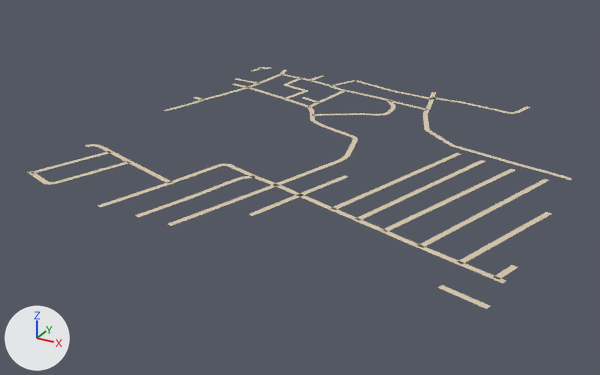
A saved change to the glTF model public/assets/bengaluru-region-v1/tiles/t46_-35-l1.glb.
One viewpoint serves both versions: a camera (50 mm lens) standing at (23635.0, -18038.0, 336.0) and looking at (23221.0, -17285.0, -40.0). Arrows for +X, +Y and +Z are at lower left; the lights stay in place. The first picture is the older version.

The first picture shows 'ground'.
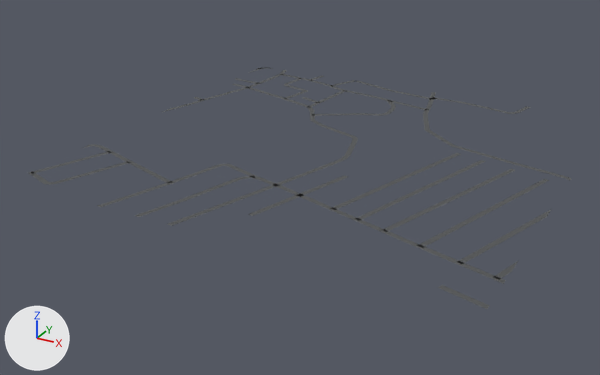
Boxes [x1, y1, x2, y2] around the edits, measured in the pictures (600 x 375 px; the box of a moved part takes in the faces that stretch with it):
part 1 of me_ground, moved or reshaped: before [27, 67, 530, 226]; after [28, 67, 530, 226]
part 2 of me_ground, moved or reshaped: before [438, 212, 551, 309]; after [438, 210, 551, 309]
part 3 of me_ground, moved or reshaped: before [164, 97, 205, 111]; after [163, 97, 203, 112]
part 4 of me_ground, recoloured: [28, 67, 571, 283] in both

Patch to the scene script:
```diff
--- a/public/assets/bengaluru-region-v1/tiles/t46_-35-l1.glb.py
+++ b/public/assets/bengaluru-region-v1/tiles/t46_-35-l1.glb.py
@@ me_ground @@
 # used by ob_ground; location = (23000.0, -17500.0, 0.0)
 # verts and faces of me_ground; kept vertices keep their numbers, new ones are numbered from 496
 # before: 312 (-3.0, 263.0, 1.0) at pixel (163, 110), 313 (3.0, 261.0, 1.0) at pixel (166, 111), 314 (-1.0, 268.0, 1.0) at pixel (167, 109), 336 (16.0, 319.0, 1.0) at pixel (201, 100), 337 (18.0, 325.0, 1.0) at pixel (204, 99)
 # before: 338 (-1.0, 323.0, 1.0) at pixel (192, 97), 339 (1.0, 329.0, 1.0) at pixel (196, 96)
-me_ground.from_pydata(...)  # 496 vertices, 436 faces; spans x -3.0..503.0, y -1.0..503.0, z 1.0
+me_ground.from_pydata(...)  # 504 vertices, 444 faces; spans x 0.0..500.0, y 0.0..500.0, z 1.0
+# me_ground part 1
+# 27 vertices are removed from x -3.0..397.0, y -1.0..503.0, z 1.0
+# 42 faces are deleted
+# 3 vertices in x -1.0..171.0, y 15.0..144.0, z 1.0 move by (1.0, 0.0, 0.0)
+# 3 vertices in x 135.0..201.0, y 1.0..53.0, z 1.0 move by (0.0, -1.0, 0.0)
+# 19 vertices move from x -2.0..403.0, y -1.0..501.0, z 1.0 to x 0.0..397.0, y 0.0..500.0, z 1.0
+# 32 vertices are added at x 0.0..403.0, y 0.0..500.0, z 1.0
+# 47 new faces join them
+# me_ground part 2
+# 5 vertices are removed from x 478.0..503.0, y 6.0..77.0, z 1.0
+# 6 faces are deleted
+# 10 vertices move from x 466.0..503.0, y 43.0..193.0, z 1.0 to x 467.0..500.0, y 43.0..202.0, z 1.0
+# 8 vertices are added at x 488.0..500.0, y 0.0..87.0, z 1.0
+# 9 new faces join them
+# me_ground part 3
+delete_vertices([338])  # with the faces that use them
+verts[313] = (0.0, 253.0, 1.0)  # moved
+verts[312] = (0.0, 268.0, 1.0)  # moved, pixel (167, 109)
+verts[314] = (0.0, 270.0, 1.0)  # moved, pixel (169, 108)
+verts[339] = (0.0, 323.0, 1.0)  # moved, pixel (193, 97)
+verts[519] = (0.0, 329.0, 1.0)  # pixel (195, 96)
+faces += [(337, 519, 339)]
+# me_ground part 4: 387 kept faces spanning x 0.0..500.0, y 0.0..500.0, z 1.0 get new vertex colours; the middle colour goes from beige #d7c9ae to dark grey #535556
+# other edits to the shape of me_ground do not show in these pictures
 me_ground.materials.append(mat_ground)
```
